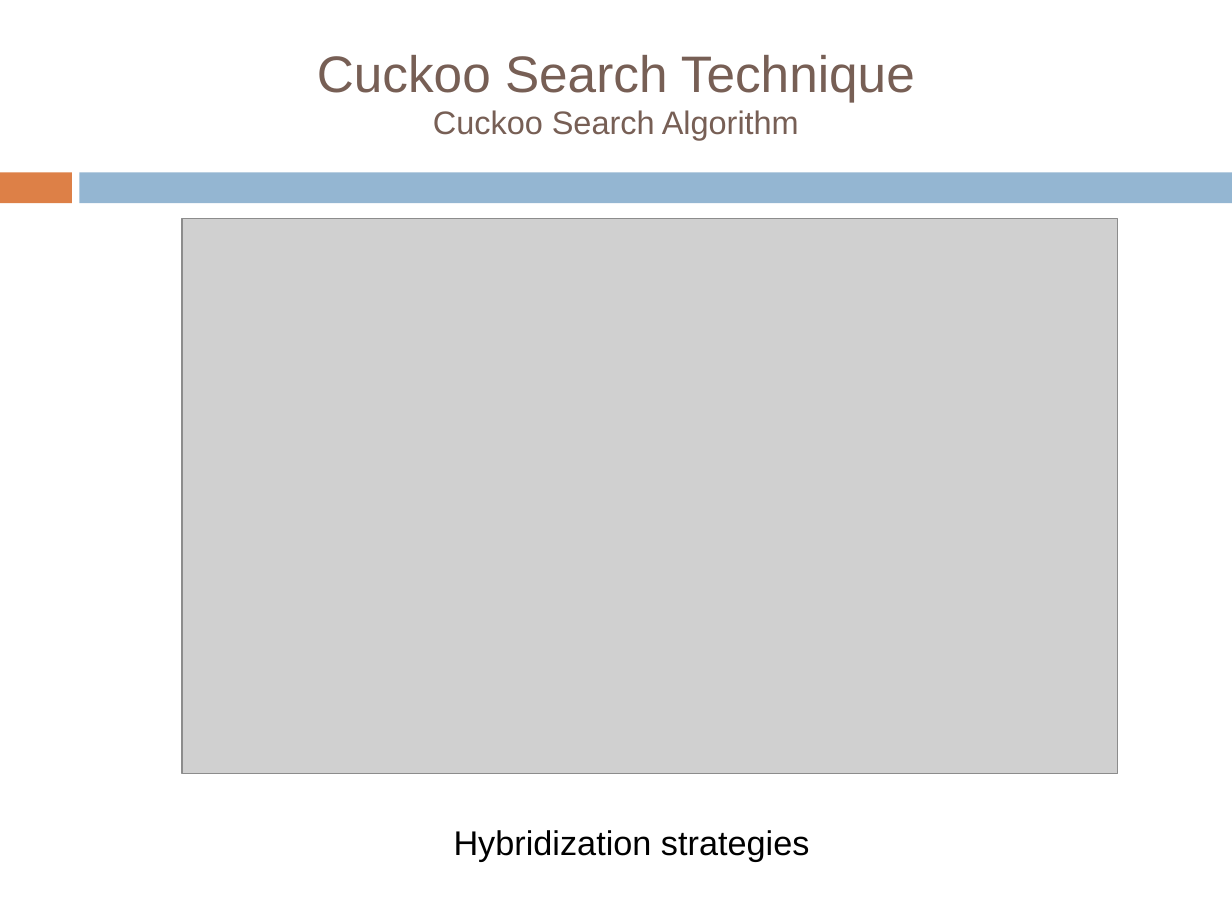
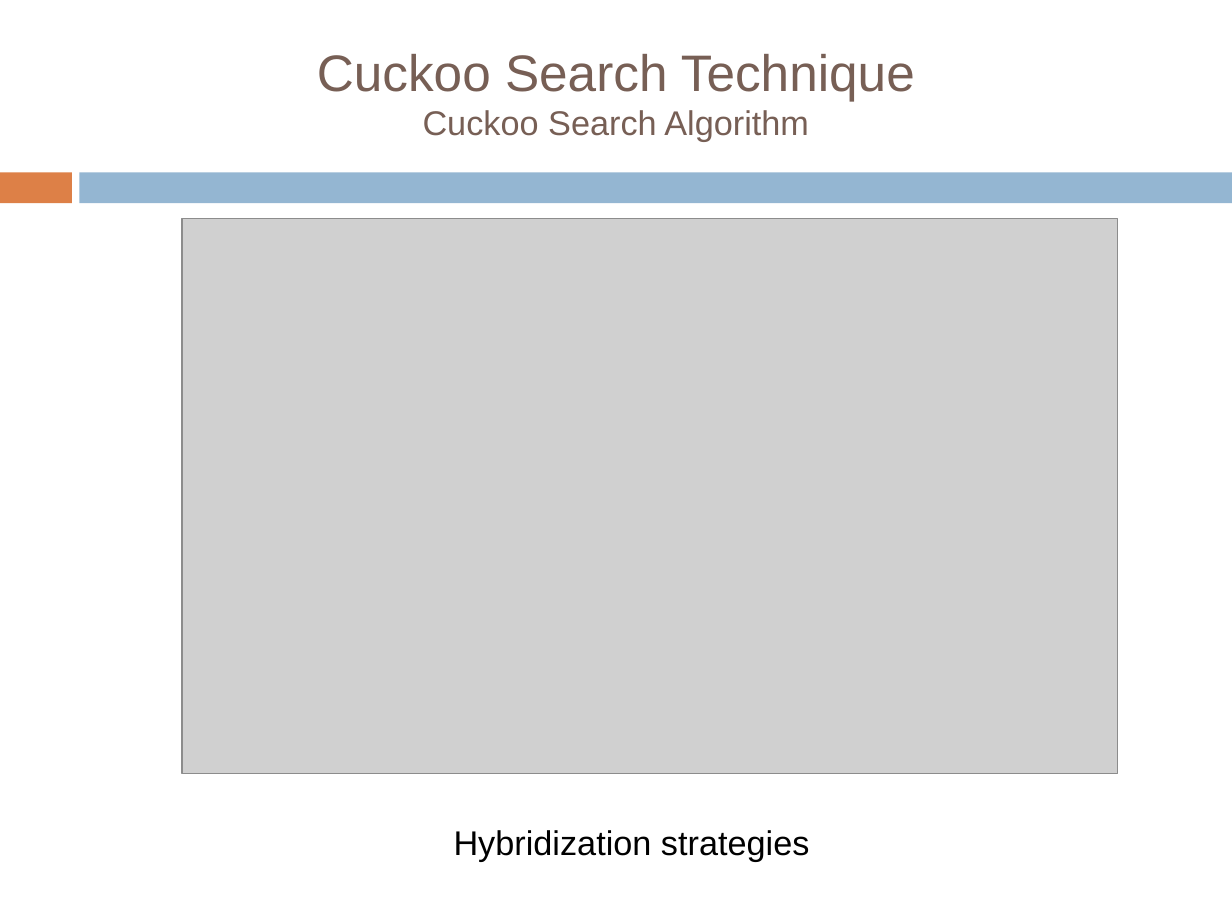
Before and after one commit to tiberiu-b/Diet4EldersDocumentation, a slide deck: slide 21 of Prezentare/TiberiuBoros.pptx (slide 22 before the commit). Drawn at 1232x924 pixels with LibreOffice and Linux fonts; fonts in the diff are those of the drawing; grey boxes stand for pictures; background and template pictures are left out. Boxes give left, top, right and bottom in pixels: in the first picture for what was removed or moved away, otherwise in the second. Text is boxed around its words. In the diff, an @@ line names an element or a change of style, - is before the commit and + after.

```diff
--- a/Prezentare/TiberiuBoros.pptx
+++ b/Prezentare/TiberiuBoros.pptx
@@ title "Cuckoo Search Technique Cuckoo Search ..." at [317,54,915,142]: size 19 to 20 pt in "Cuckoo Search Algorithm" @@
```
Also in this commit, not shown: 11 other slides changed, 1 slide removed.
